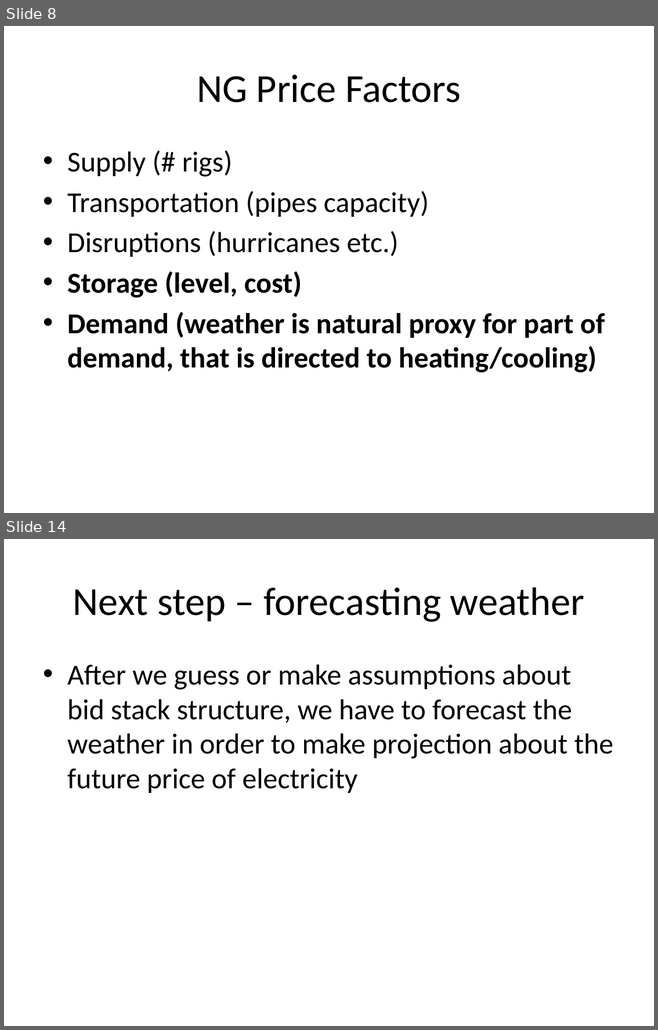
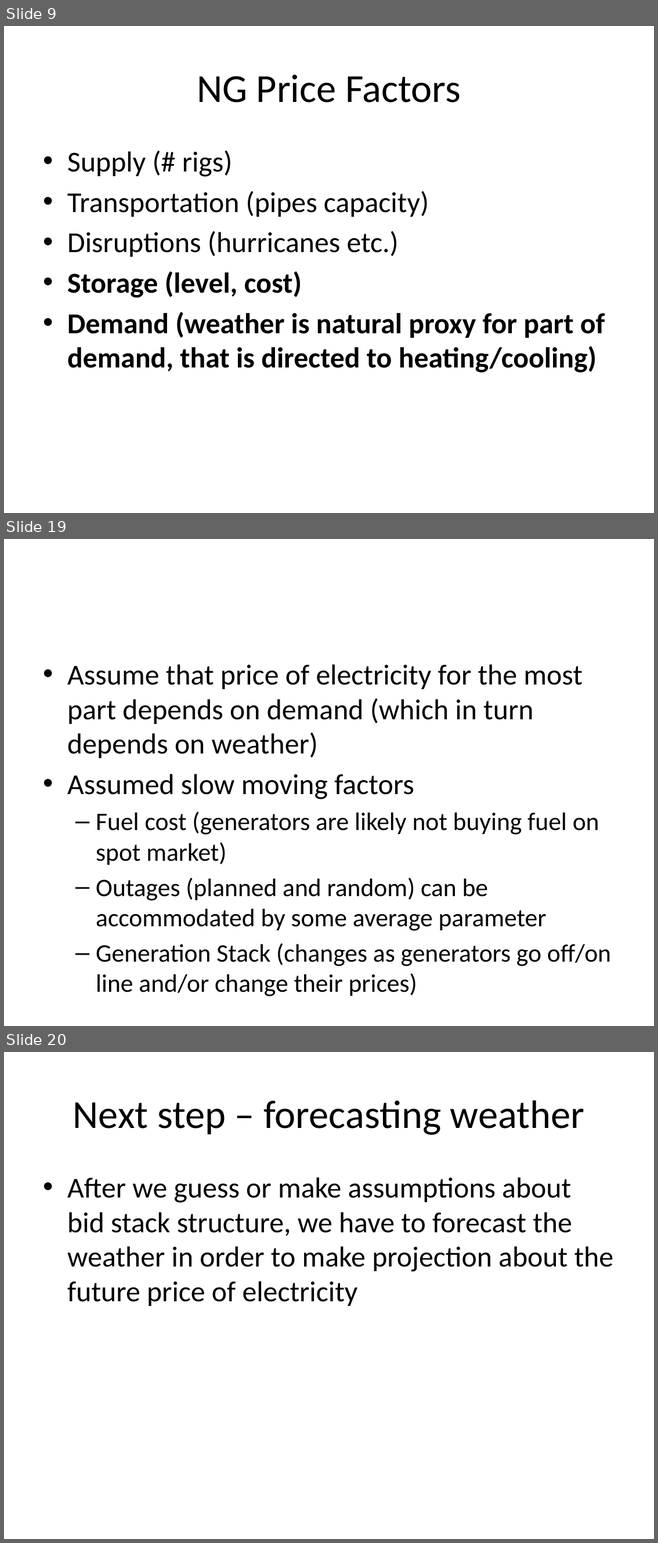
Before and after one commit to quantbin/xpl, a slide deck: energy.pptx. Shown one above the other, each under a label of ours: slides 8 and 14 before the commit, slides 9, 19 and 20 after it; the slides between them are not shown. The pictures are 658x1030 and 658x1543 pixels, drawn with LibreOffice and Linux fonts; fonts in the diff are those of the drawing. Boxes give left, top, right and bottom in pixels: in the first picture for what was removed or moved away, otherwise in the second. Text is boxed around its words. In the diff, an @@ line names an element or a change of style, - is before the commit and + after.

```diff
--- a/energy.pptx
+++ b/energy.pptx
@@ slide 19 added at (4,539,654,1026), background #C0C0C0 @@
@@ text added at (67,664,611,997), 28 pt, text #000000 @@
+• Assume that price of electricity for the most part depends on demand (which in turn depends on weather)
+• Assumed slow moving factors
+  – Fuel cost (generators are likely not buying fuel on spot market)
+  – Outages (planned and random) can be accommodated by some average parameter
+  – Generation Stack (changes as generators go off/on line and/or change their prices)
@@ what was slide 8 is now slide 9 @@
@@ what was slide 14 is now slide 20 @@
```
Also in this commit, not shown: 11 slides changed, 8 other slides added.
